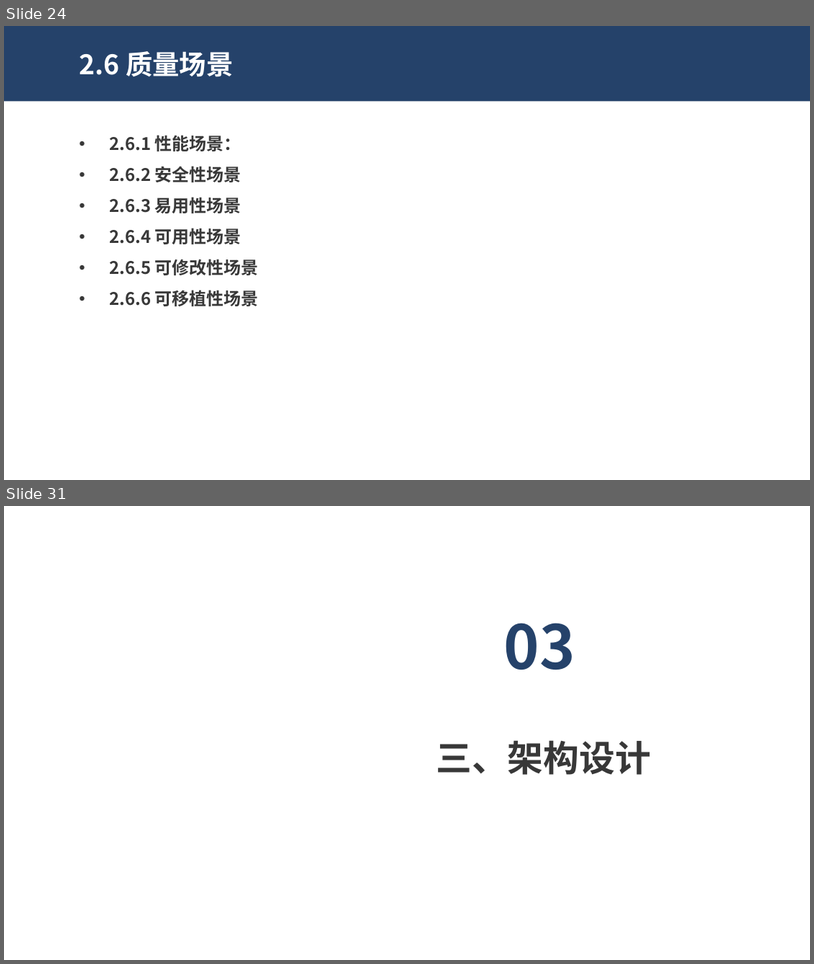
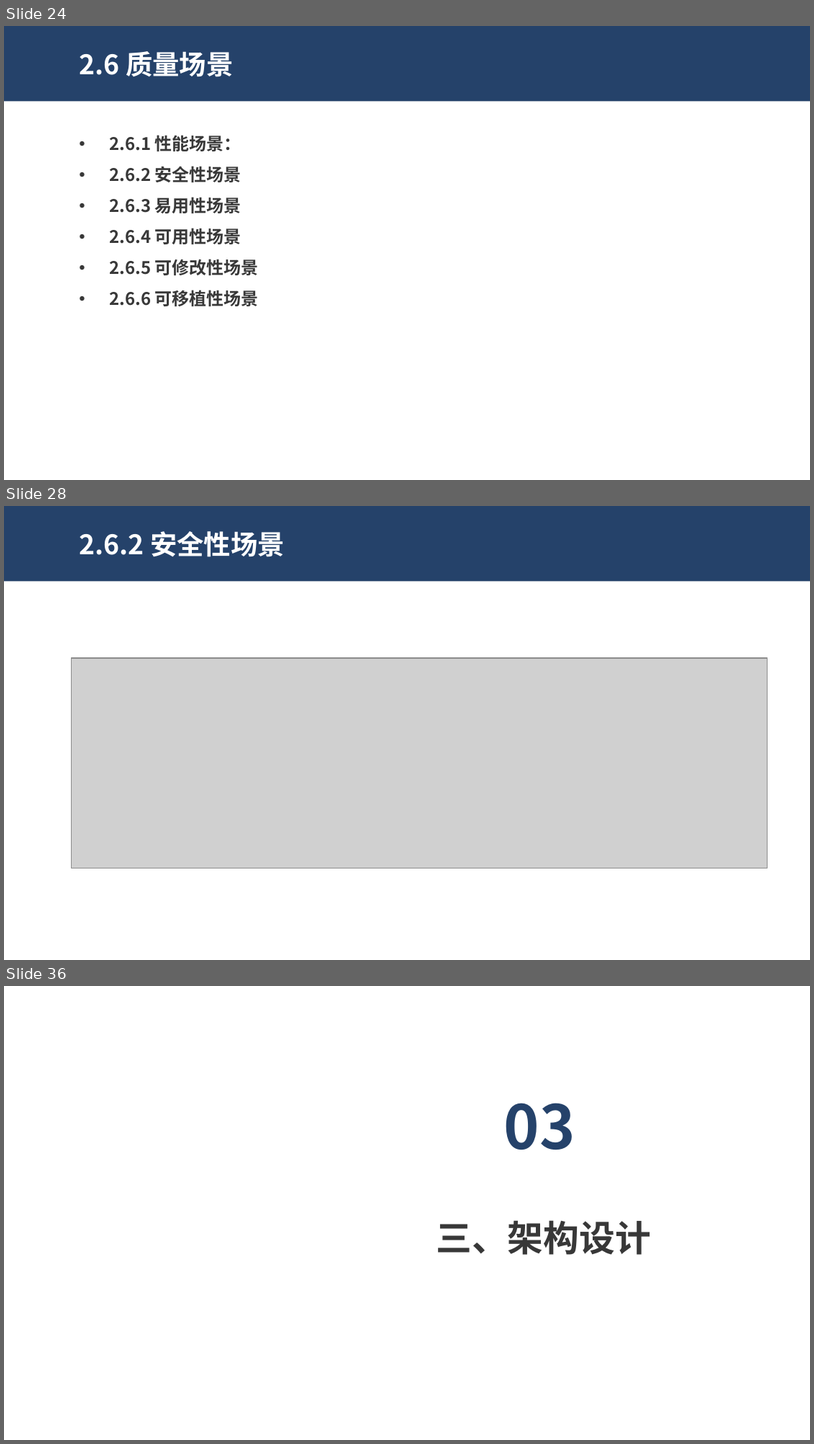
Before and after one commit to dekrt/SoftwareArchitecture, a slide deck: 架构设计-ArchitectureDesign/ArchitectureDesign.pptx. Shown one above the other, each under a label of ours: slides 24 and 31 before the commit, slides 24, 28 and 36 after it; the slides between them are not shown. The pictures are 814x964 and 814x1444 pixels, drawn with LibreOffice and Linux fonts; fonts in the diff are those of the drawing; grey boxes stand for pictures; background and template pictures are left out. Boxes give left, top, right and bottom in pixels: in the first picture for what was removed or moved away, otherwise in the second. Text is boxed around its words. In the diff, an @@ line names an element or a change of style, - is before the commit and + after.

```diff
--- a/架构设计-ArchitectureDesign/ArchitectureDesign.pptx
+++ b/架构设计-ArchitectureDesign/ArchitectureDesign.pptx
@@ slide 28 added at (4, 506, 810, 960), background #FFFFFF @@
@@ rectangle added at (4, 506, 810, 581), fill #25426A @@
@@ text added at (79, 531, 285, 557), 24 pt, text #FFFFFF, bold @@
+2.6.2 安全性场景
@@ picture added at (71, 658, 768, 868) @@
@@ what was slide 31 is now slide 36 @@
```
Also in this commit, not shown: 9 slides changed, 4 other slides added, 1 slide removed, 3 other files.
